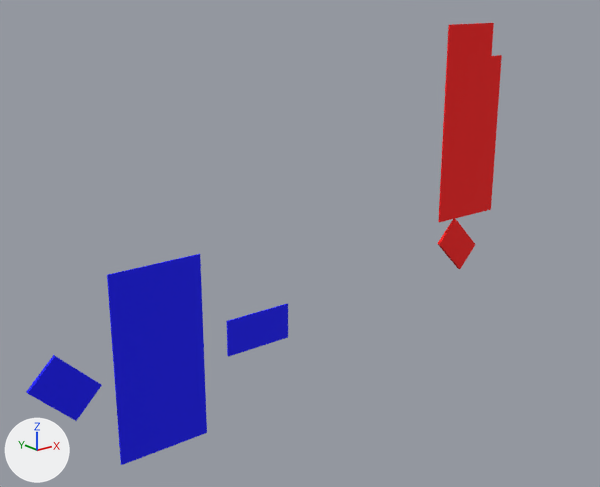
What one commit did to the glTF model packages/core/tests/outputs/modeler/pack.glb.
Camera for both pictures: a 50 mm lens placed at (-1822.0, -3387.0, 1785.0), pointed at (1029.0, 176.0, 360.0). Lighting does not change. The marker at lower left points along +X, +Y and +Z. The first picture is the older version. Vertices at exactly the same position are counted once.

Names of what the first picture shows: 'shape_0', 'shape_1', 'shape_2', 'shape_4', 'shape_5', 'shape_6'.
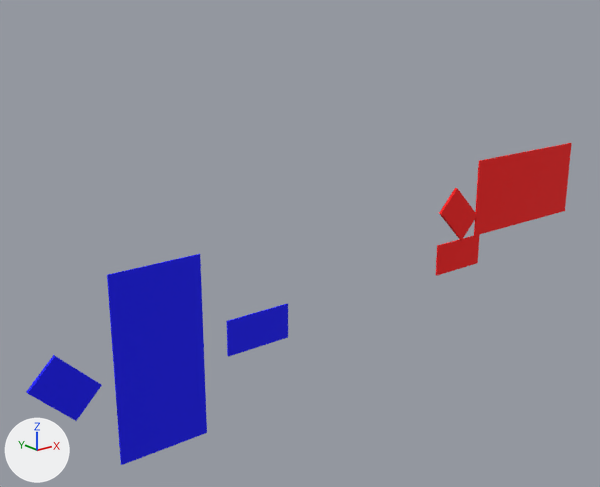
Pixel boxes (x1, y1, x2, y2) of what changed, in the pictures (600 x 487 px):
'shape_5', reshaped, moved (40% narrower, 68% shorter): before (438, 55, 502, 222); after (439, 188, 477, 240)
'shape_6', reshaped, moved (106% wider, 147% taller): before (447, 23, 494, 60); after (474, 143, 572, 236)
'shape_4', reshaped, moved (12% wider, 18% shorter): before (437, 219, 476, 269); after (436, 235, 480, 276)
part 2 of me_shape_5, deleted (red): before (438, 55, 502, 222)
part 3 of me_shape_5, added (red): after (439, 188, 477, 240)
part 4 of me_shape_6, deleted (red): before (447, 23, 494, 60)
part 5 of me_shape_6, added (red): after (474, 143, 572, 236)

Diff of the bpy script that builds the scene:
```diff
--- a/packages/core/tests/outputs/modeler/pack.glb.py
+++ b/packages/core/tests/outputs/modeler/pack.glb.py
@@ me_shape_4 @@
-me_shape_4.from_pydata(...)  # 8 vertices, 12 faces; spans x -177.0..177.0, y -10.0..10.0, z -177.0..177.0
+me_shape_4.from_pydata(...)  # 8 vertices, 12 faces; spans x -200.0..200.0, y -5.0..5.0, z -100.0..100.0
+# me_shape_4 part 1: the whole mesh is rebuilt
 me_shape_4.materials.append(mat_mesh_material_003)
@@ me_shape_5 @@
 # verts and faces of me_shape_5; kept vertices keep their numbers, new ones are numbered from 8
-me_shape_5.from_pydata(...)  # 8 vertices, 12 faces; spans x -250.0..250.0, y -5.0..5.0, z -500.0..500.0
+me_shape_5.from_pydata(...)  # 8 vertices, 12 faces; spans x -177.0..177.0, y -10.0..10.0, z -177.0..177.0
+# me_shape_5 part 2
+delete_vertices([*range(0, 8)])  # with the faces that use them
+# me_shape_5 part 3
+verts[8] = (-177.0, 10.0, 35.0)  # pixel (438, 213)
+verts[9] = (-35.0, 10.0, 177.0)  # pixel (455, 187)
+verts[10] = (-177.0, -10.0, 35.0)  # pixel (441, 213)
+verts[11] = (-35.0, -10.0, 177.0)  # pixel (457, 188)
+for new, old in zip([*range(12, 16)], [*range(8, 12)]): verts[new] = verts[old] + (212.0, 0.0, -212.0)
+faces += [(8, 9, 12), (9, 13, 12), (10, 14, 11), (11, 14, 15), (12, 15, 14), (12, 13, 15)]
+faces += [(9, 10, 11), (8, 10, 9), (8, 14, 10), (8, 12, 14), (11, 15, 13), (9, 11, 13)]
 me_shape_5.materials.append(mat_mesh_material_004)
@@ me_shape_6 @@
 # verts and faces of me_shape_6; kept vertices keep their numbers, new ones are numbered from 8
-me_shape_6.from_pydata(...)  # 8 vertices, 12 faces; spans x -200.0..200.0, y -5.0..5.0, z -100.0..100.0
+me_shape_6.from_pydata(...)  # 8 vertices, 12 faces; spans x -500.0..500.0, y -5.0..5.0, z -250.0..250.0
+# me_shape_6 part 4
+delete_vertices([*range(0, 8)])  # with the faces that use them
+# me_shape_6 part 5
+verts[8] = (-500.0, 5.0, -250.0)  # pixel (473, 235)
+verts[9] = (-500.0, 5.0, 250.0)  # pixel (478, 160)
+verts[10] = (-500.0, -5.0, -250.0)  # pixel (475, 235)
+verts[11] = (-500.0, -5.0, 250.0)  # pixel (479, 160)
+for new, old in zip([*range(12, 16)], [*range(8, 12)]): verts[new] = verts[old] + (1000.0, 0.0, 0.0)
+faces += [(8, 9, 13), (8, 13, 12), (10, 15, 11), (10, 14, 15), (12, 15, 14), (12, 13, 15)]
+faces += [(9, 10, 11), (8, 10, 9), (8, 14, 10), (8, 12, 14), (11, 15, 13), (9, 11, 13)]
 me_shape_6.materials.append(mat_mesh_material_005)
@@ ob_shape_4 @@
 ob_shape_4 = bpy.data.objects.new('shape_4', me_shape_4)
-ob_shape_4.location = (2177.0, -10.0, 177.0)
+ob_shape_4.location = (2200.0, -5.0, 100.0)
@@ ob_shape_5 @@
 ob_shape_5 = bpy.data.objects.new('shape_5', me_shape_5)
-ob_shape_5.location = (2250.0, -5.0, 854.0)
+ob_shape_5.location = (2177.0, -10.0, 377.0)
@@ ob_shape_6 @@
 ob_shape_6 = bpy.data.objects.new('shape_6', me_shape_6)
-ob_shape_6.location = (2200.0, -5.0, 1454.0)
+ob_shape_6.location = (2854.0, -5.0, 450.0)
```
